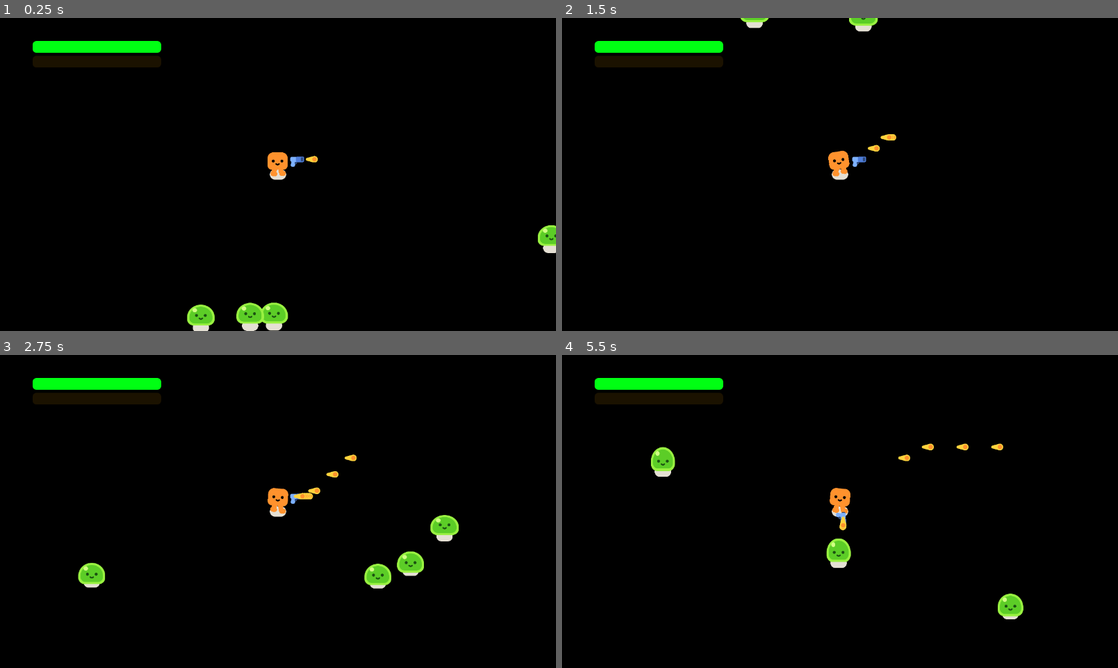
Above: before the commit, frames 1-4 (two rows, left to right).
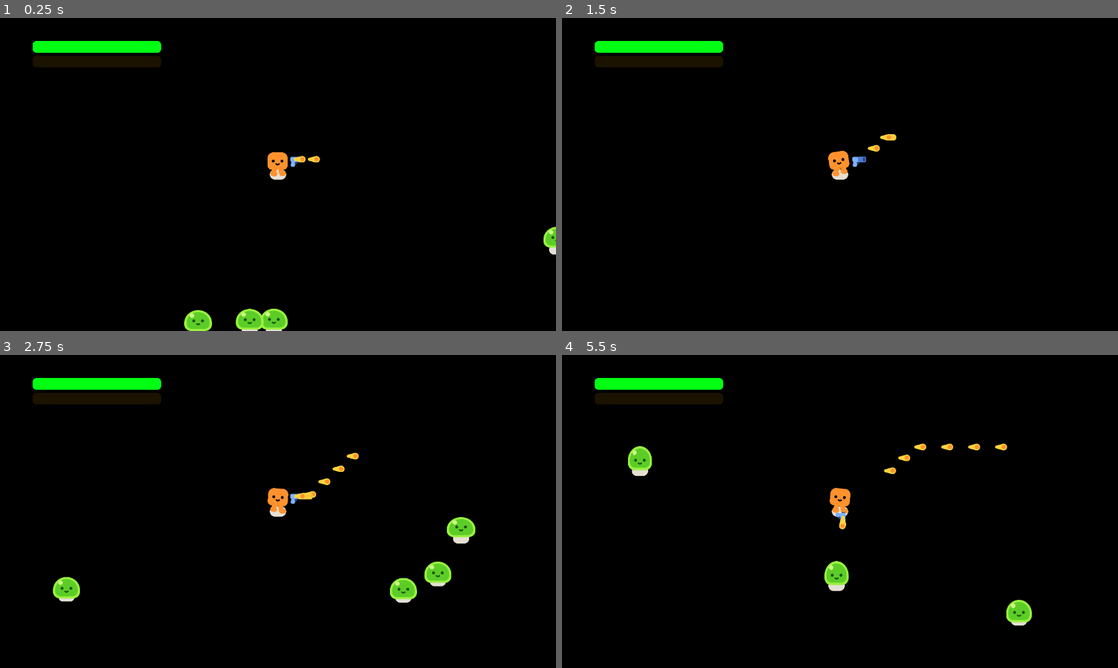
Above: after the commit, the same moments.

Repository: Marina-Banov/ggj-2025
Game: Godot game, scene res://game.tscn
Two runs of this game, one before a commit and one after it. Both use one fixed random seed, a clock stepped at 60 frames per second and the inputs below.
Inputs:
- Up to frame 1 (0.25 s): no input
- Up to frame 2 (1.5 s): tap Enter (ui_accept) at 0.5, 0.77 s; hold D (move_right) 0.53-1.28 s; hold S (move_down) from 1.28 s (still down)
- Up to frame 3 (2.75 s): tap Enter (ui_accept) at 1.52 s; release S (move_down) at 2.03 s; hold D (move_right) from 2.03 s (still down)
- Up to frame 4 (5.5 s): release D (move_right) at 2.78 s; hold W (move_up) 2.78-3.53 s; tap Enter (ui_accept) at 3.02, 3.77, 4.52 s; hold A (move_left) 3.53-5.03 s; hold S (move_down) from 5.03 s (still down)

The runs differ from the first frame. In frame 1, 1.1% of the frame differs, in the area x 33-100%, y 44-100%; in frame 2, 0.3%; in frame 3, 2.6%, in the area x 9-86%, y 31-80%; in frame 4, 2.0%.

Commit message:
level up meni

Diff:
--- a/game.gd
+++ b/game.gd
@@ -1,7 +1,8 @@
 extends Node2D
 @onready var path_follow_2d: PathFollow2D = $Player/Path2D/PathFollow2D
-@onready var label: Label = $CanvasLayer2/ColorRect/Label
-@onready var gameover: CanvasLayer = $CanvasLayer2
+@onready var label: Label = $GameOver/ColorRect/Label
+@onready var gameover: CanvasLayer = $GameOver
+@onready var levelup: CanvasLayer = $LevelUp
 
 var score = 0
 
@@ -33,3 +34,7 @@
 	if event.is_action_pressed("ui_accept"):
 		Engine.time_scale = 1
 		get_tree().reload_current_scene()
+
+func _on_player_should_level_up() -> void:
+	levelup.visible = true
+	Engine.time_scale = 0
--- a/game.tscn
+++ b/game.tscn
@@ -1,7 +1,8 @@
-[gd_scene load_steps=8 format=3 uid="uid://cg8v3gnoxlrle"]
+[gd_scene load_steps=9 format=3 uid="uid://cg8v3gnoxlrle"]
 
 [ext_resource type="PackedScene" uid="uid://c3xyhwelbeuur" path="res://player.tscn" id="1_3f3uf"]
 [ext_resource type="Script" path="res://game.gd" id="1_16jqa"]
+[ext_resource type="PackedScene" uid="uid://c82wcpf0xsbso" path="res://level_up.tscn" id="3_g73d3"]
 
 [sub_resource type="Curve2D" id="Curve2D_gdyfh"]
 _data = {
@@ -85,15 +86,16 @@
 offset_bottom = 114.0
 theme_override_styles/background = SubResource("StyleBoxFlat_0ndm5")
 theme_override_styles/fill = SubResource("StyleBoxFlat_svj2v")
-value = 50.0
+max_value = 3.0
+value = 3.0
 show_percentage = false
 
-[node name="CanvasLayer2" type="CanvasLayer" parent="."]
+[node name="GameOver" type="CanvasLayer" parent="."]
 process_mode = 1
 visible = false
 script = SubResource("GDScript_fg0sh")
 
-[node name="ColorRect" type="ColorRect" parent="CanvasLayer2"]
+[node name="ColorRect" type="ColorRect" parent="GameOver"]
 anchors_preset = 15
 anchor_right = 1.0
 anchor_bottom = 1.0
@@ -101,7 +103,7 @@
 grow_vertical = 2
 color = Color(0.231373, 0.231373, 0.231373, 0.623529)
 
-[node name="Label" type="Label" parent="CanvasLayer2/ColorRect"]
+[node name="Label" type="Label" parent="GameOver/ColorRect"]
 layout_mode = 1
 anchors_preset = 8
 anchor_left = 0.5
@@ -119,5 +121,9 @@
 again?"
 horizontal_alignment = 1
 
+[node name="LevelUp" parent="." instance=ExtResource("3_g73d3")]
+visible = false
+
 [connection signal="health_depleted" from="Player" to="." method="_on_player_health_depleted"]
+[connection signal="should_level_up" from="Player" to="." method="_on_player_should_level_up"]
 [connection signal="timeout" from="MobSpawnTimer" to="." method="_on_mob_spawn_timer_timeout"]
--- a/gun.gd
+++ b/gun.gd
@@ -1,4 +1,6 @@
 extends Area2D
+
+@onready var timer: Timer = $Timer
 
 func _physics_process(delta: float) -> void:
 	var enemies_in_range = get_overlapping_bodies()
--- a/gun.tscn
+++ b/gun.tscn
@@ -26,7 +26,7 @@
 position = Vector2(25, -11.1111)
 
 [node name="Timer" type="Timer" parent="."]
-wait_time = 0.147
+wait_time = 0.117
 autostart = true
 
 [connection signal="timeout" from="Timer" to="." method="_on_timer_timeout"]
--- /dev/null
+++ b/level_up.gd
@@ -0,0 +1,29 @@
+extends CanvasLayer
+
+@onready var player = get_node("/root/Game/Player")
+
+
+func _on_button_damage_pressed() -> void:
+	player.damage += 1
+	_resume()
+
+
+func _on_button_speed_pressed() -> void:
+	player.speed += 30
+	_resume()
+
+
+func _on_button_attack_speed_pressed() -> void:
+	player.attack_speed -= 0.01
+	_resume()
+
+
+func _on_button_health_pressed() -> void:
+	player.health = min(100, player.health + 10)
+	_resume()
+
+
+func _resume():
+	Engine.time_scale = 1
+	visible = false
+	player.xp = 0
--- /dev/null
+++ b/level_up.tscn
@@ -0,0 +1,62 @@
+[gd_scene load_steps=2 format=3 uid="uid://c82wcpf0xsbso"]
+
+[ext_resource type="Script" path="res://level_up.gd" id="1_c2llv"]
+
+[node name="LevelUp" type="CanvasLayer"]
+script = ExtResource("1_c2llv")
+
+[node name="ColorRect" type="ColorRect" parent="."]
+offset_right = 1284.0
+offset_bottom = 721.0
+color = Color(0.1404, 0.20994, 0.36, 0.517647)
+
+[node name="Label" type="Label" parent="."]
+anchors_preset = 8
+anchor_left = 0.5
+anchor_top = 0.5
+anchor_right = 0.5
+anchor_bottom = 0.5
+offset_left = -36.0
+offset_top = -11.5
+offset_right = 36.0
+offset_bottom = 11.5
+grow_horizontal = 2
+grow_vertical = 2
+size_flags_horizontal = 4
+theme_override_font_sizes/font_size = 48
+text = "LEVEL UP"
+horizontal_alignment = 1
+vertical_alignment = 1
+
+[node name="ButtonDamage" type="Button" parent="."]
+offset_left = 240.0
+offset_top = 434.0
+offset_right = 375.0
+offset_bottom = 519.0
+text = "DAMAGE"
+
+[node name="ButtonSpeed" type="Button" parent="."]
+offset_left = 458.0
+offset_top = 433.0
+offset_right = 593.0
+offset_bottom = 518.0
+text = "SPEED"
+
+[node name="ButtonAttackSpeed" type="Button" parent="."]
+offset_left = 694.0
+offset_top = 433.0
+offset_right = 829.0
+offset_bottom = 518.0
+text = "ATTACK_SPEED"
+
+[node name="ButtonHealth" type="Button" parent="."]
+offset_left = 875.0
+offset_top = 434.0
+offset_right = 1010.0
+offset_bottom = 519.0
+text = "HEALTH"
+
+[connection signal="pressed" from="ButtonDamage" to="." method="_on_button_damage_pressed"]
+[connection signal="pressed" from="ButtonSpeed" to="." method="_on_button_speed_pressed"]
+[connection signal="pressed" from="ButtonAttackSpeed" to="." method="_on_button_attack_speed_pressed"]
+[connection signal="pressed" from="ButtonHealth" to="." method="_on_button_health_pressed"]
--- a/mob.gd
+++ b/mob.gd
@@ -1,6 +1,8 @@
 extends CharacterBody2D
+
 signal mob_died
-const SPEED = 300
+
+const SPEED = 200
 var health = 3
 
 # "hardcoded" method of getting player
@@ -22,7 +24,7 @@
 
 
 func take_damage():
-	health -= 1
+	health -= player.damage
 	slime.play_hurt()
 	if health <= 0:
 		_spawn_smoke_and_coin()
--- a/player.gd
+++ b/player.gd
@@ -1,17 +1,19 @@
 extends CharacterBody2D
 
 signal health_depleted
+signal should_level_up
 
 @onready var happy_boo: Node2D = $HappyBoo
 @onready var health_bar: ProgressBar = get_node("/root/Game/HUD/HealthBar")
 @onready var xp_bar: ProgressBar = get_node("/root/Game/HUD/XPBar")
+@onready var gun: Area2D = $Gun
 
 var xp = 0
 var level = 1
 
 var speed = 450.0
 var health = 100.0
-var attack_speed = 1
+@onready var attack_speed = gun.timer.wait_time
 var damage = 1
 
 func _on_coin_collected():
@@ -37,3 +39,6 @@
 			print("dead")
 	health_bar.value = health
 	xp_bar.value = xp
+	if xp == xp_bar.max_value:
+		should_level_up.emit()
+	gun.timer.wait_time = attack_speed
